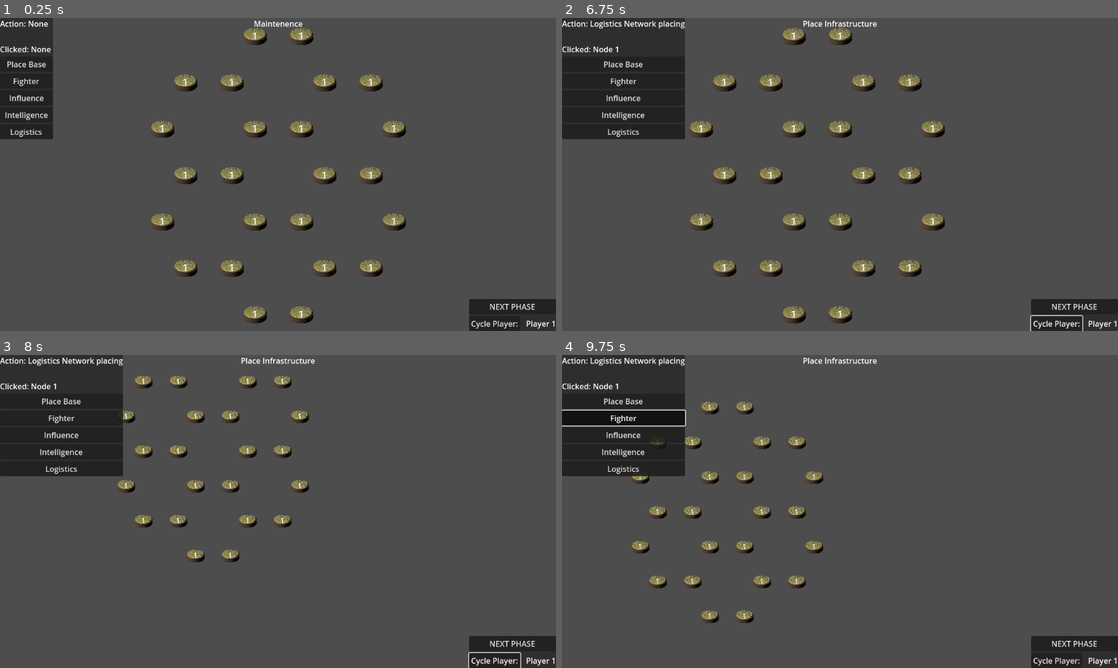
Above: before the commit, frames 1-4 (two rows, left to right).
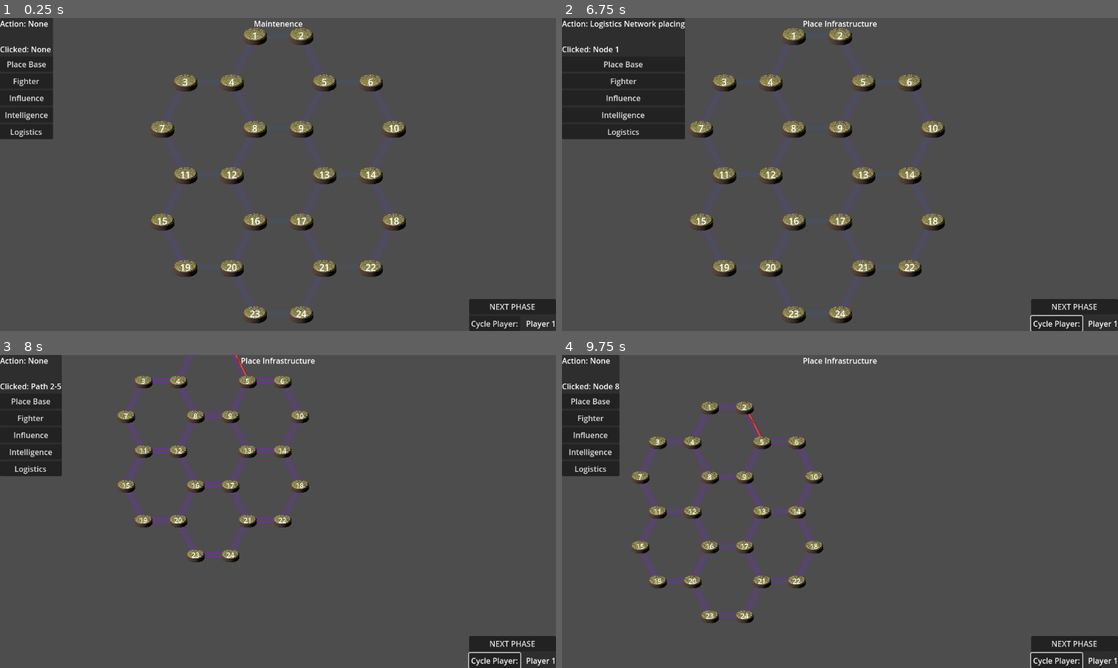
Above: after the commit, the same moments.

Repository: Sheepy3/insurgencygame
Game: Godot game, scene res://MapStuff/Map.tscn
Two runs of this game, one before a commit and one after it. Both use one fixed random seed, a clock stepped at 60 frames per second and the inputs below.
Inputs (mouse positions are in pixels of both pictures, inside the frame that each line leads up to):
- Up to frame 1 (0.25 s): no input
- Up to frame 2 (6.75 s): click "NEXT PHASE" at 0.5 s; click "NEXT PHASE" at 1.25 s; click "Place Base" at 2 s; click "Fighter" at 2.75 s; click "Influence" at 3.5 s; click "Intelligence" at 4.25 s; click "Logistics" at 5 s; click "Cycle Player:" at 5.75 s; tap Enter at 6.5 s; move the mouse to (817, 36) at 6.52 s; hold D (Move_right) from 6.53 s (still down); click (817, 36) at 6.6 s
- Up to frame 3 (8 s): move the mouse to (222, 373) at 7.27 s; release D (Move_right) at 7.28 s; hold S (Move_down) from 7.28 s (still down); tap Mouse wheel down (Scroll_down) at 7.35 s; click (222, 373) at 7.42 s
- Up to frame 4 (9.75 s): move the mouse to (706, 383) at 8.02 s; release S (Move_down) at 8.03 s; hold D (Move_right) 8.03-8.78 s; tap Mouse wheel up (Scroll_up) at 8.1 s; click (706, 383) at 8.17 s; move the mouse to (650, 380) at 8.77 s; hold W (Move_up) 8.78-9.53 s; click (650, 380) at 8.85 s; move the mouse to (617, 414) at 9.52 s; hold A (Move_left) from 9.53 s (still down); tap Mouse wheel down (Scroll_down) at 9.6 s; click (617, 414) at 9.67 s

The runs differ from the first frame. In frame 1, 0.9% of the frame differs, in the area x 28-72%, y 4-96%; in frame 2, 0.9%; in frame 3, 5.8%; in frame 4, 6.2%, in the area x 0-94%, y 0-100%.
Error before the commit: Invalid access to property or key 'Mind_map' on a base object of type 'Node (Overseer.gd)'. (res://MapStuff/map.gd:16)

Commit message:
map gen initial implementation

Diff:
--- /dev/null
+++ b/Assets/Circle.svg
@@ -0,0 +1,4 @@
+<?xml version="1.0" encoding="UTF-8" standalone="no"?>
+<svg xmlns="http://www.w3.org/2000/svg" width="500" height="500">
+<circle cx="250" cy="250" r="210" fill="#fff" stroke="#000" stroke-width="8"/>
+</svg>
--- /dev/null
+++ b/Assets/Hexagon.svg
@@ -0,0 +1,2 @@
+<!DOCTYPE svg PUBLIC "-//W3C//DTD SVG 1.1//EN" "http://www.w3.org/Graphics/SVG/1.1/DTD/svg11.dtd">
+<svg version="1.1" xmlns="http://www.w3.org/2000/svg" height="628" width="726"><polygon points="723,314 543,625.769145 183,625.769145 3,314 183,2.230855 543,2.230855 723,314" fill="white" stroke="black" stroke-width="4"/></svg>
--- a/GUI/Game_UI.tscn
+++ b/GUI/Game_UI.tscn
@@ -1,8 +1,6 @@
 [gd_scene load_steps=3 format=3 uid="uid://bqpth4hjbjugk"]
 
-
 [ext_resource type="Script" uid="uid://75yi1ekf0714" path="res://GUI/game_ui.gd" id="1_2if7r"]
-
 
 [sub_resource type="LabelSettings" id="LabelSettings_c1gip"]
 font_size = 26
--- a/MapStuff/Map.tscn
+++ b/MapStuff/Map.tscn
@@ -3,7 +3,6 @@
 [ext_resource type="Script" uid="uid://cecjltaerihui" path="res://MapStuff/map.gd" id="1_bhwkw"]
 [ext_resource type="PackedScene" uid="uid://cxejesper0f6a" path="res://MapStuff/Map_Node.tscn" id="2_t43bk"]
 [ext_resource type="Script" uid="uid://dos6ix3a4pbte" path="res://GUI/camera_2d.gd" id="3_ftre2"]
-
 [ext_resource type="PackedScene" uid="uid://bqpth4hjbjugk" path="res://GUI/Game_UI.tscn" id="3_vxjy0"]
 
 [node name="Map_parent" type="Node2D"]
--- a/MapStuff/Map_Node.tscn
+++ b/MapStuff/Map_Node.tscn
@@ -2,7 +2,6 @@
 
 [ext_resource type="Script" uid="uid://cbv2liai04byg" path="res://MapStuff/map_node.gd" id="1_8ofst"]
 [ext_resource type="Texture2D" uid="uid://dtvbbivd8lmtc" path="res://Assets/node_new.png" id="2_k5010"]
-
 [ext_resource type="Texture2D" uid="uid://cjgd2islnk1dx" path="res://Assets/Military/Tent.png" id="4_5ec75"]
 [ext_resource type="Shader" uid="uid://dirmfbhesf0h7" path="res://Assets/Shaders/Player_Color.gdshader" id="5_ap6hx"]
 
--- a/MapStuff/Path.tscn
+++ b/MapStuff/Path.tscn
@@ -1,9 +1,7 @@
 [gd_scene load_steps=9 format=3 uid="uid://cnknkmgkv4fmh"]
 
 [ext_resource type="Texture2D" uid="uid://dleeh87lisrl8" path="res://Assets/Path.png" id="1_dqgnp"]
-
 [ext_resource type="Script" uid="uid://dhasmtbnro8ql" path="res://MapStuff/path.gd" id="1_j4goj"]
-
 [ext_resource type="Texture2D" uid="uid://bl4in8y7ejslq" path="res://Assets/Infastructure/Intelligence Network.png" id="3_kp47p"]
 [ext_resource type="Shader" uid="uid://dirmfbhesf0h7" path="res://Assets/Shaders/Player_Color.gdshader" id="3_twyoa"]
 [ext_resource type="Texture2D" uid="uid://c2dnb5mhuprh6" path="res://Assets/Infastructure/Logistics Network.png" id="4_0b5u6"]
--- /dev/null
+++ b/MapStuff/TEST_DOT.tscn
@@ -0,0 +1,23 @@
+[gd_scene load_steps=3 format=3 uid="uid://cp6bqy0kqx4dy"]
+
+[ext_resource type="Texture2D" uid="uid://c8htywtyawylx" path="res://Assets/Circle.svg" id="1_cblhd"]
+
+[sub_resource type="LabelSettings" id="LabelSettings_cblhd"]
+font_size = 71
+font_color = Color(0, 0, 0, 1)
+
+[node name="Node2D" type="Node2D"]
+
+[node name="Sprite2D" type="Sprite2D" parent="."]
+z_index = 3
+scale = Vector2(0.5, 0.5)
+texture = ExtResource("1_cblhd")
+
+[node name="Label" type="Label" parent="."]
+z_index = 5
+offset_left = -36.0
+offset_top = -51.0
+offset_right = 29.0
+offset_bottom = 46.0
+text = "hi"
+label_settings = SubResource("LabelSettings_cblhd")
--- /dev/null
+++ b/MapStuff/TEST_Hex.tscn
@@ -0,0 +1,8 @@
+[gd_scene load_steps=2 format=3 uid="uid://paecxjasrwy8"]
+
+[ext_resource type="Texture2D" uid="uid://bosqdb0gms20l" path="res://Assets/Hexagon.svg" id="1_lvheu"]
+
+[node name="Node2D" type="Node2D"]
+
+[node name="Sprite2D" type="Sprite2D" parent="."]
+texture = ExtResource("1_lvheu")
--- a/MapStuff/generated_map.gd
+++ b/MapStuff/generated_map.gd
@@ -1,59 +1,69 @@
 extends Node2D
-signal update_label
-var map_node:PackedScene = preload("res://MapStuff/Map_Node.tscn")
-
-var column:Array = [120,240,480,600] #120, 240, 120, 240,
-var rows:Array = [0,240,480,720,960,1200,1440] #240 each row
-var size:int = 1
-#size 5
-# rows: 2,4,4,4,4,4,2
-# steps = 2+n
-# step_base = 2
-# row quant = 5+2n
-# column quant = 8+4n
-# given size,
-# 1) gen column_count
-# 2) gen row_count
-# 3) row 1 = origin + mirror
-# 4) row 2 = row[3], row[4] + mirror
-# 5) row 3 = origin, row[5], row[6]
+var testhex:PackedScene = preload("res://MapStuff/TEST_Hex.tscn")
+var testdot:PackedScene = preload("res://MapStuff/TEST_DOT.tscn")
+@export var s:int
 
 func _ready() -> void:
-	var rows:Array = []
-	var columns:Array = []
-	var column_quant:int = 6+(4*(size-1))
-	var row_quant:int = 5+(2*size)
-	var iterator:int
-	rows.append(2) #row generation
-	iterator = 1
-	for val in size:
-		#print(iterator)
-		rows.append(2+(2*iterator))
-		iterator +=1
-	for val in row_quant:
-		rows.append(4+(2*size))
-	iterator = size
-	for val in size:
-		rows.append(2+(2*iterator))
-		iterator -=1
-	rows.append(2)
+	var sum_points:Array
+	var centers := hex_centers(1, s)  # e.g. N=1 ring, R=10
+	for i in range(centers.size()):
+		var v:Vector2 = centers[i]
+		#print("Hex %d: x=%f, y=%f" % [i, v.x, v.y])
+		var new_hex:Node = testhex.instantiate()
+		new_hex.position = v
+		add_child(new_hex)
+		var points := vertices(new_hex.position,s)
+		sum_points.append_array(points)
 
-	columns.append(2)
-	iterator = 1
-	for val in size:
-		columns.append(4+(2*iterator))
-		iterator +=1
+	var sum_points_pruned:Array
+	for point:Vector2 in sum_points:
+		var unique:bool = true
+		for q:Vector2 in sum_points_pruned:
+			print(point.distance_squared_to(q))
+			if point.distance_squared_to(q) < 0.25:
+				unique = false
+		if unique:
+			sum_points_pruned.append(point)
+	sum_points_pruned.sort_custom(func(a:Vector2, b:Vector2)-> bool:
+		if a.y < b.y:           # clearly above → comes first
+			return true
+		if a.y > b.y:           # clearly below → comes after
+			return false
+		return a.x < b.x        # same row → left-to-right
+)
+	print(sum_points_pruned)
+	for o in range(sum_points_pruned.size()):
+		var new_dot:Node = testdot.instantiate()
+		new_dot.position = sum_points_pruned[o]
+		new_dot.find_child("Label").text = str(o+1)
+		add_child(new_dot)
 
-	var columns_rows:int = (rows.size()-(size*2))
-	for row in columns_rows:
-		columns.append(column_quant)
+		#	print(points)
 
-	print("size: "+str(size))
-	print("rows: "+str(rows))
-	print("columns: "+str(columns))
-	pass # Replace with function body.
+#generates virtual hexagons
+func hex_centers(n: int, s: float) -> Array:
+	#var s:float = 2.0 * R / sqrt(3.0)
+	var coords: Array = []
+	# Loop axial coords q,r_axial such that distance <= n
+	for q in range(-n, n + 1):
+		var r1:int = max(-n, -q - n)
+		var r2:int = min(n, -q + n)
+		for r_axial in range(r1, r2 + 1):
+			# flat-topped conversion
+			var x:float = s * 1.5 * q
+			var y:float = s * sqrt(3) * (r_axial + q * 0.5)
+			coords.append(Vector2(x, y))
+	return coords
 
+func vertices(origin:Vector2, s:int) -> Array:
+	var h:float = s*sqrt(3) / 2
+	#print(a)
+	var vertices:Array = []
 
-# Called every frame. 'delta' is the elapsed time since the previous frame.
-func _process(delta: float) -> void:
-	pass
+	vertices.append(origin+Vector2((-s/2),h))
+	vertices.append(origin+Vector2((s/2),h))
+	vertices.append(origin+Vector2(s,0))
+	vertices.append(origin+Vector2((s/2),-h))
+	vertices.append(origin+Vector2((-s/2),-h))
+	vertices.append(origin+Vector2(-s,0))
+	return vertices
--- a/MapStuff/generated_map.tscn
+++ b/MapStuff/generated_map.tscn
@@ -1,7 +1,10 @@
 [gd_scene load_steps=2 format=3 uid="uid://be27vkuxot7vb"]
-
 
 [ext_resource type="Script" uid="uid://ccweafq0vrqot" path="res://MapStuff/generated_map.gd" id="1_ylfxa"]
 
 [node name="Map_Parent" type="Node2D"]
 script = ExtResource("1_ylfxa")
+s = 360
+
+[node name="Camera2D" type="Camera2D" parent="."]
+zoom = Vector2(0.17, 0.17)
--- a/MapStuff/map.gd
+++ b/MapStuff/map.gd
@@ -13,7 +13,7 @@
 		if child is Node2D and child is not Camera2D:
 			child.name = str(num) #name all nodes
 			child.A_node_clicked.connect(Check_node_action)
-			Overseer.Mind_map.add_point(num,child.position,0)
+			#Overseer.Mind_map.add_point(num,child.position,0)
 			Overseer.Logistics_map.add_point(num,child.position,0)
 			num+=1
 	var generated_paths:Array
--- a/project.godot
+++ b/project.godot
@@ -12,7 +12,6 @@
 
 config/name="InsurgencyGame"
 run/main_scene="res://MapStuff/Map.tscn"
-
 config/features=PackedStringArray("4.4", "Mobile")
 config/icon="res://icon.svg"
 
Not shown, added: Assets/Circle.svg.import
Not shown, added: Assets/Hexagon.svg.import
